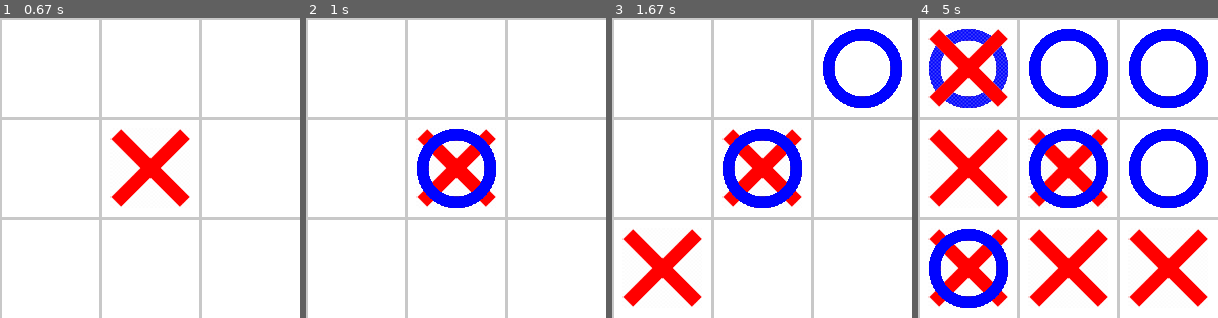
Above: before the commit, frames 1-4 (left to right).
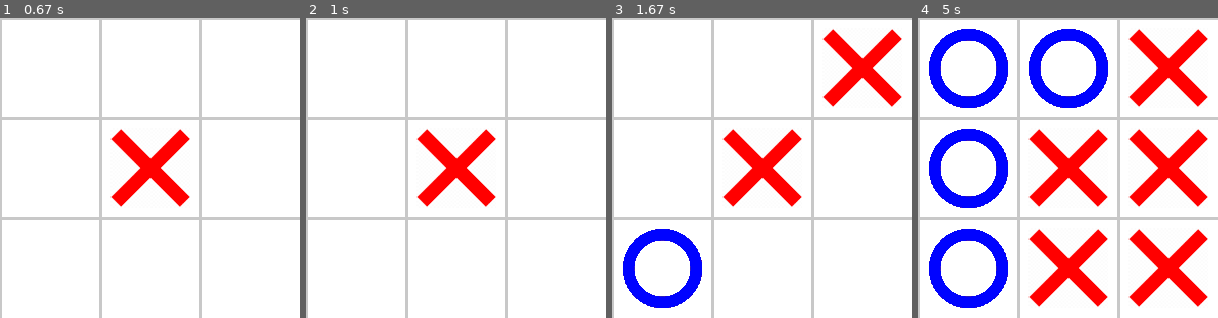
Above: after the commit, the same moments.

Repository: daliborstakic/tictactoe-pygame
Game: pygame game, started from main.py
Same seed, same stepped clock (60 frames per second), same inputs: the game is played once before the commit and once after it.
Inputs (mouse positions are in pixels of both pictures, inside the frame that each line leads up to):
- Up to frame 1 (0.67 s): click (150, 168) at 0.38 s
- Up to frame 2 (1 s): click (498, 192) at 0.72 s
- Up to frame 3 (1.67 s): click (684, 261) at 1.05 s; click (840, 57) at 1.38 s
- Up to frame 4 (5 s): click (978, 150) at 1.72 s; click (993, 240) at 2.05 s; click (1119, 273) at 2.38 s; click (978, 108) at 2.72 s; click (1053, 171) at 3.05 s; click (1032, 198) at 3.38 s; click (1062, 273) at 3.72 s; click (1038, 96) at 4.05 s; click (1008, 54) at 4.38 s; click (1143, 198) at 4.72 s

Frame 1 is identical in both runs. In frame 2, 2.8% of the frame differs, in the area x 37-64%, y 37-64%; in frame 3, 13%; in frame 4, 24%, in the area x 3-97%, y 3-97%.

Commit message:
Images won't stack on eachother anymore.

Diff:
--- a/main.py
+++ b/main.py
@@ -57,9 +57,8 @@
     m_x, m_y = pygame.mouse.get_pos()
 
     for i in range(len(game_array)):
-        for elem in game_array[i]:
-            print(elem)
-            x, y, char, can_play = elem
+        for j in range(len(game_array[i])):
+            x, y, char, can_play = game_array[i][j]
 
             dis = math.sqrt((x - m_x) ** 2 + (y - m_y) ** 2)
 
@@ -68,11 +67,17 @@
                     images.append((x, y, X_IMAGE))
                     x_turn = False
                     o_turn = True
+                    game_array[i][j] = (x, y, 'x', False)
 
                 elif o_turn and can_play:
                     images.append((x, y, O_IMAGE))
                     x_turn = True
                     o_turn = False
+                    game_array[i][j] = (x, y, 'o', False)
+
+
+def has_won(game_array):
+    pass
 
 
 def render():
